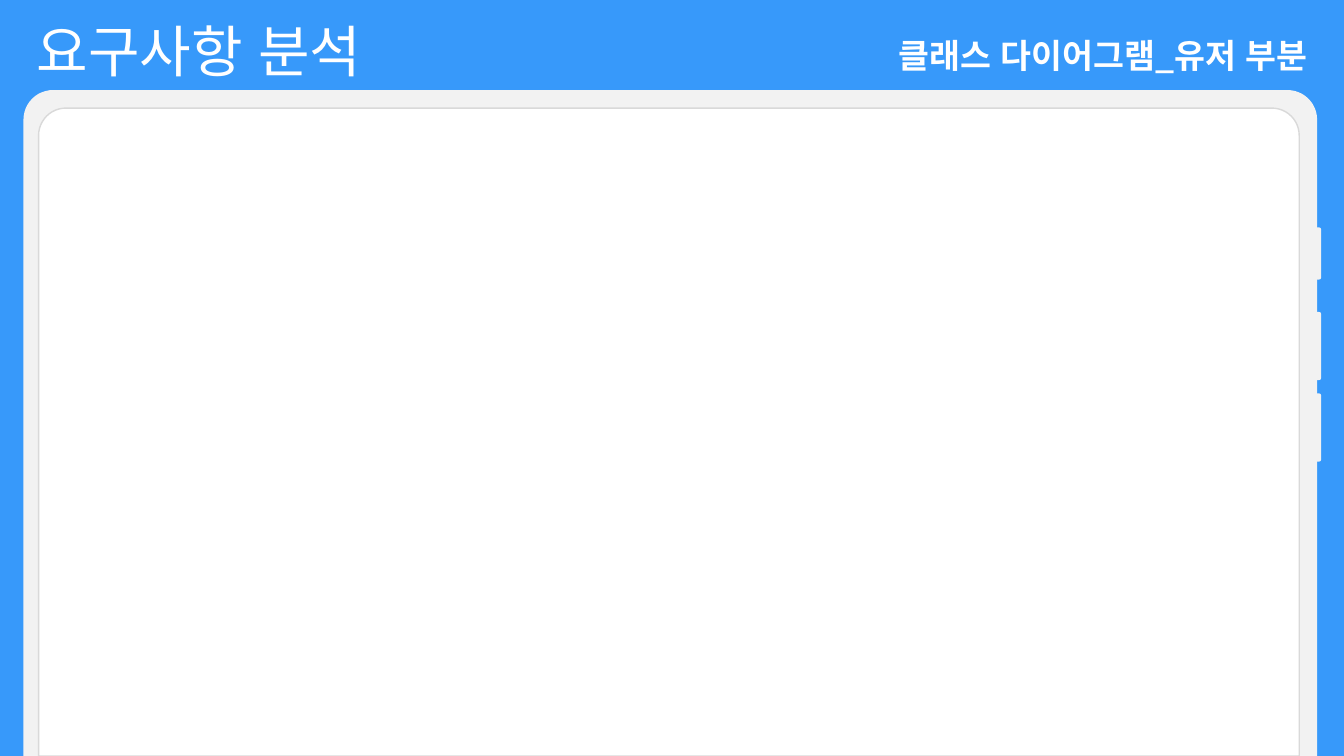
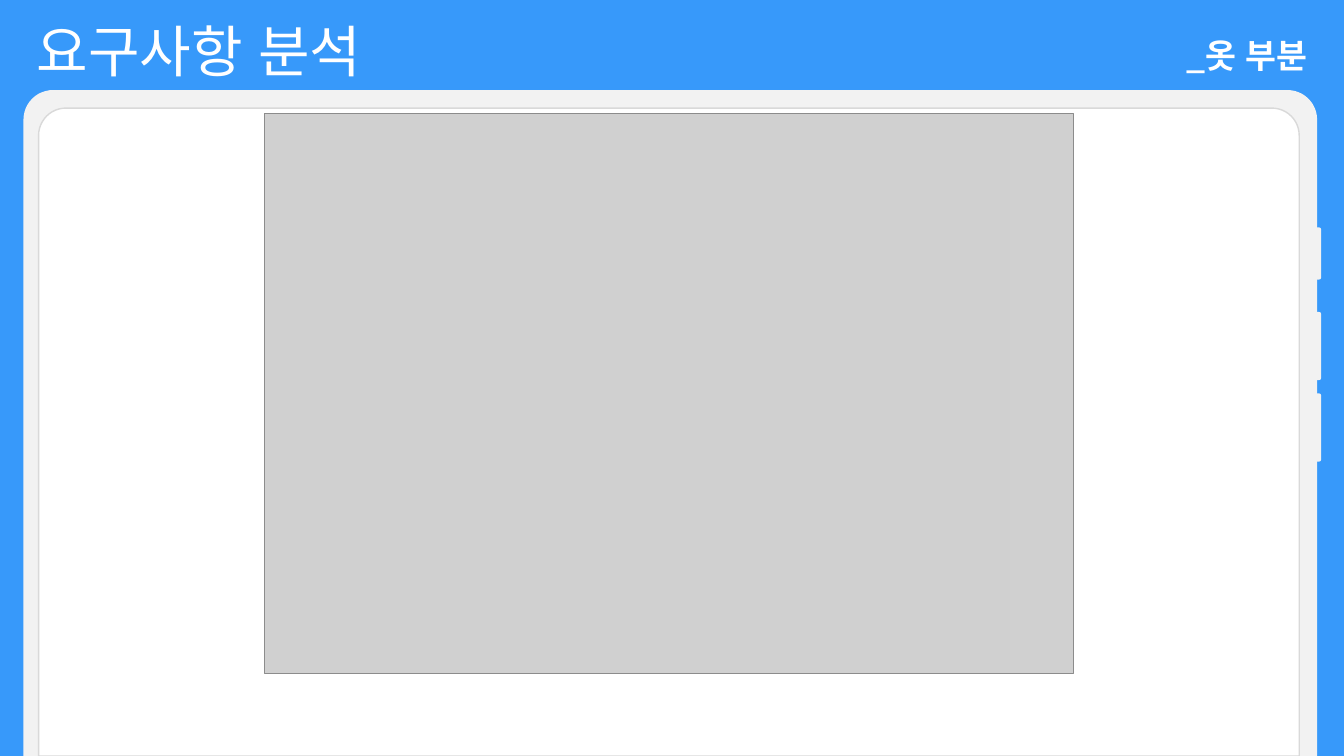
Before and after one commit to choign3123/SE_7, a slide deck: slide 12 of 발표/소프트웨어공학 발표_gn.pptx (slide 16 before the commit). Drawn at 1344x756 pixels with LibreOffice and Linux fonts; fonts in the diff are those of the drawing; grey boxes stand for pictures. Boxes give left, top, right and bottom in pixels: in the first picture for what was removed or moved away, otherwise in the second. Text is boxed around its words. In the diff, an @@ line names an element or a change of style, - is before the commit and + after.

```diff
--- a/발표/소프트웨어공학 발표_gn.pptx
+++ b/발표/소프트웨어공학 발표_gn.pptx
@@ text at (1186,40,1307,73): text changed @@
-클래스 다이어그램_유저 부분
+_옷 부분
@@ picture added at (264,114,1074,674) @@
```
Also in this commit, not shown: 2 other slides changed, 24 slides removed, 2 other files.
